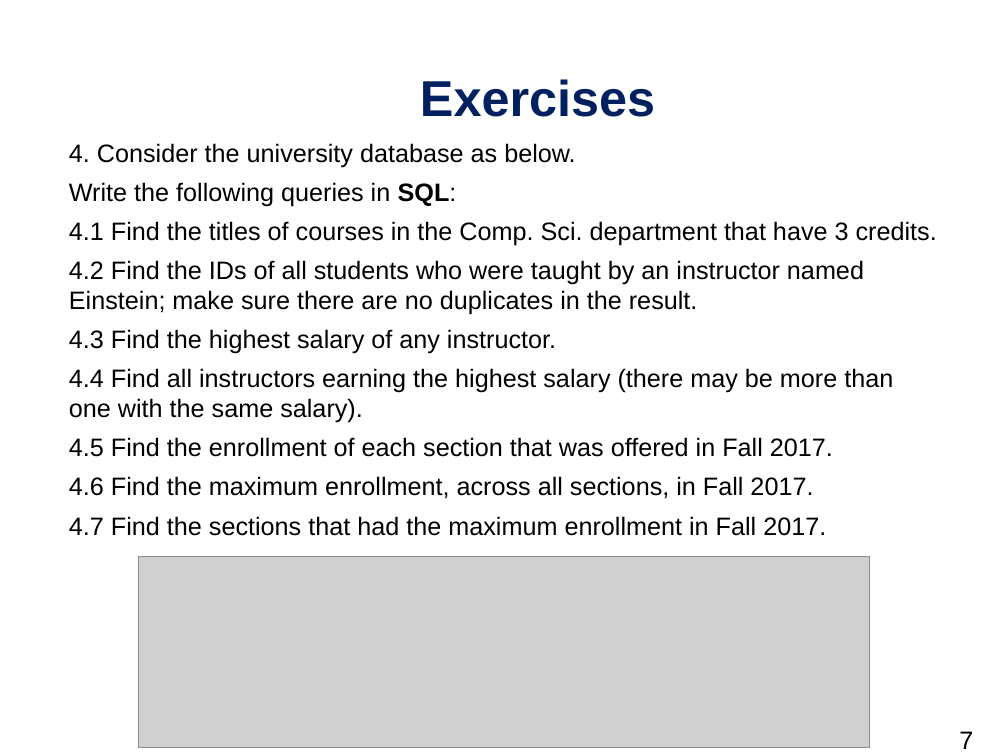
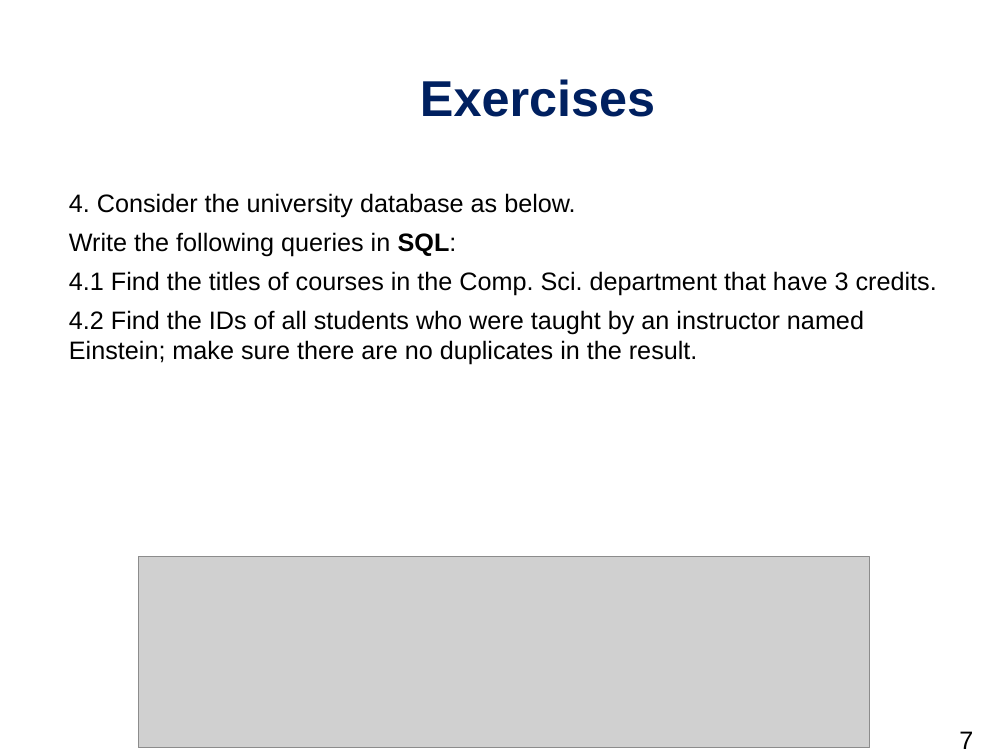
Before and after one commit to daichou03/DBS-slide-tut-25, a slide deck: slide 7 of week_1/week_1.pptx. Drawn at 1008x756 pixels with LibreOffice and Linux fonts; fonts in the diff are those of the drawing; grey boxes stand for pictures; background and template pictures are left out. Boxes give left, top, right and bottom in pixels: in the first picture for what was removed or moved away, otherwise in the second. Text is boxed around its words. In the diff, an @@ line names an element or a change of style, - is before the commit and + after.

```diff
--- a/week_1/week_1.pptx
+++ b/week_1/week_1.pptx
@@ text "4. Consider the university database ...": place and size @@
-text "4. Consider the university database ..." at [69, 143, 937, 536]
+text "4. Consider the university database ..." at [69, 193, 937, 365]
@@ text at [69, 329, 893, 536]: paragraphs removed @@
-4.3 Find the highest salary of any instructor.
-4.4 Find all instructors earning the highest salary (there may be more than one with the same salary).
-4.5 Find the enrollment of each section that was offered in Fall 2017.
-4.6 Find the maximum enrollment, across all sections, in Fall 2017.
-4.7 Find the sections that had the maximum enrollment in Fall 2017.
```
Also in this commit, not shown: 1 other slide changed.
